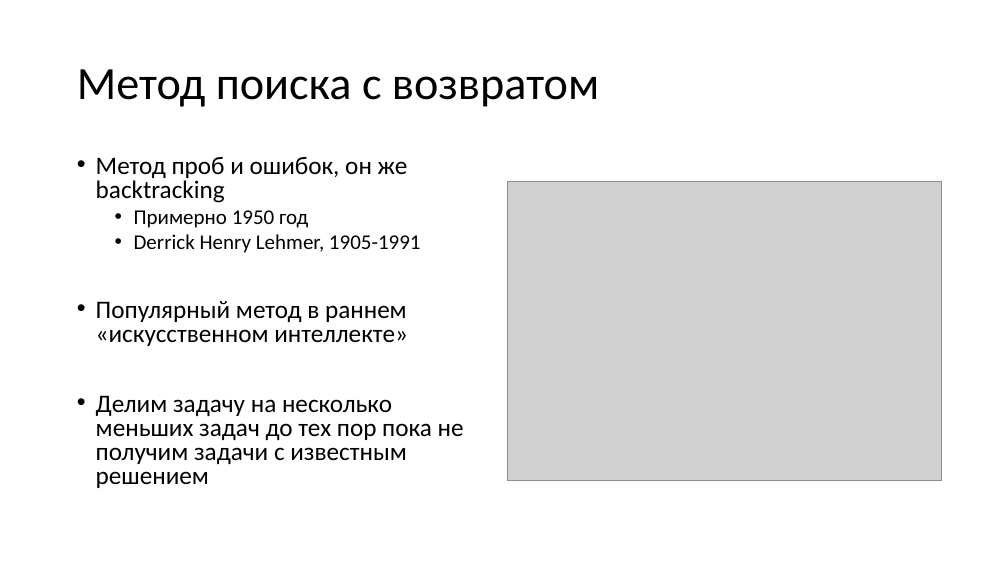
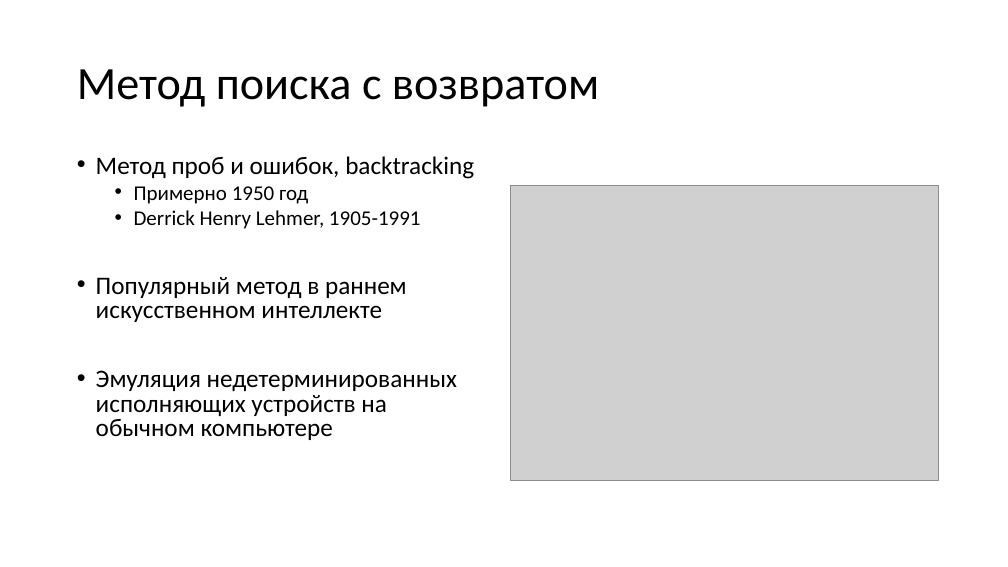
Before and after one commit to Evgueni-Petrov-aka-espetrov/Algorithms-and-Programming-in-C-pptx, a slide deck: slide 12 of 20 Алгоритмы с возвратом.pptx (slide 9 before the commit). Drawn at 1008x567 pixels with LibreOffice and Linux fonts; fonts in the diff are those of the drawing; grey boxes stand for pictures. Boxes give left, top, right and bottom in pixels: in the first picture for what was removed or moved away, otherwise in the second. Text is boxed around its words. In the diff, an @@ line names an element or a change of style, - is before the commit and + after.

```diff
--- a/20 Алгоритмы с возвратом.pptx
+++ b/20 Алгоритмы с возвратом.pptx
@@ text at (x1=96, y1=156, x2=474, y2=179): text changed @@
-• Метод проб и ошибок, он же backtracking
+• Метод проб и ошибок, backtracking
@@ picture resized from (x1=507, y1=181, x2=942, y2=480) to (x1=510, y1=186, x2=939, y2=480) @@
@@ text at (x1=96, y1=277, x2=457, y2=440): text changed @@
-• Популярный метод в раннем «искусственном интеллекте»
-• Делим задачу на несколько меньших задач до тех пор пока не получим задачи с известным решением
+• Популярный метод в раннем искусственном интеллекте
+• Эмуляция недетерминированных исполняющих устройств на обычном компьютере
```
Also in this commit, not shown: 21 other slides changed, 12 slides added, 14 slides removed.
